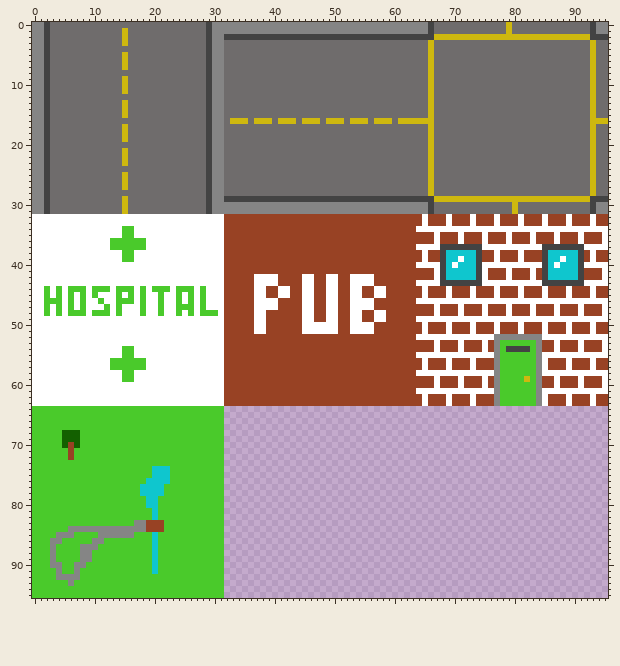
Two versions of one sprite sheet, godot-project/Lost and Found v0.1 tileset.png. Above: the version before the commit.
The file is 96x96 pixels.
Once edited:
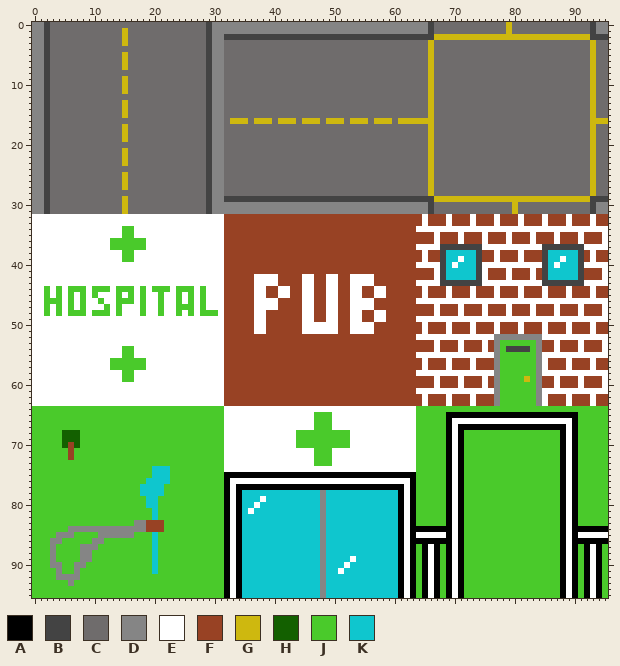
Palette (. is transparent): A #000000  B #434343  C #6f6c6c  D #858585  E #ffffff  F #984224  G #ceb80f  H #136000  J #4aca2b  K #0fc6ce
Edits made:
There is now colour A in row 65 at x 69 to 90; in row 66 at x 69 and 90; in row 67 at x 69, 71 to 88 and 90; in rows 68 to 74 at x 69, 71, 88 and 90; in row 75 at x 32 to 63, 69, 71, 88 and 90; in row 76 at x 32, 63, 69, 71, 88 and 90.
There is now colour A in row 77 at x 32, 34 to 61, 63, 69, 71, 88 and 90; in rows 78 to 83 at x 32, 34, 61, 63, 69, 71, 88 and 90; in row 84 at x 32, 34, 61, 63 to 69, 71, 88 and 90 to 95; in row 85 at x 32, 34, 61, 63, 69, 71, 88 and 90; in row 86 at x 32, 34, 61, 63 to 69, 71, 88 and 90 to 95; in rows 87 to 95 at x 32, 34, 61, 63, 65, 67, 69, 71, 88, 90, 92 and 94.
There is now colour D in rows 78 to 95 at x 48.
There is now colour E in row 64 at x 32 to 63; in row 65 at x 32 to 46 and 50 to 63; in row 66 at x 32 to 46, 50 to 63 and 70 to 89; in row 67 at x 32 to 46, 50 to 63, 70 and 89; in rows 68 to 70 at x 32 to 43, 53 to 63, 70 and 89; in rows 71 to 73 at x 32 to 46, 50 to 63, 70 and 89.
There is now colour E in row 74 at x 32 to 63, 70 and 89; in row 75 at x 70 and 89; in row 76 at x 33 to 62, 70 and 89; in rows 77 to 78 at x 33, 62, 70 and 89; in row 79 at x 33, 38, 62, 70 and 89; in row 80 at x 33, 37, 62, 70 and 89.
There is now colour E in row 81 at x 33, 36, 62, 70 and 89; in rows 82 to 84 at x 33, 62, 70 and 89; in row 85 at x 33, 62, 64 to 68, 70, 89 and 91 to 95; in row 86 at x 33, 62, 70 and 89; in rows 87 to 88 at x 33, 62, 66, 70, 89 and 93; in row 89 at x 33, 53, 62, 66, 70, 89 and 93.
There is now colour E in row 90 at x 33, 52, 62, 66, 70, 89 and 93; in row 91 at x 33, 51, 62, 66, 70, 89 and 93; in rows 92 to 95 at x 33, 62, 66, 70, 89 and 93.
There is now colour J in row 64 at x 64 to 95; in rows 65 to 67 at x 47 to 49, 64 to 68 and 91 to 95; in rows 68 to 70 at x 44 to 52, 64 to 68, 72 to 87 and 91 to 95; in rows 71 to 73 at x 47 to 49, 64 to 68, 72 to 87 and 91 to 95; in rows 74 to 83 at x 64 to 68, 72 to 87 and 91 to 95; in rows 84 to 86 at x 72 to 87.
There is now colour J in rows 87 to 95 at x 64, 68, 72 to 87, 91 and 95.
There is now colour K in row 78 at x 35 to 47 and 49 to 60; in row 79 at x 35 to 37, 39 to 47 and 49 to 60; in row 80 at x 35 to 36, 38 to 47 and 49 to 60; in row 81 at x 35, 37 to 47 and 49 to 60; in rows 82 to 88 at x 35 to 47 and 49 to 60; in row 89 at x 35 to 47, 49 to 52 and 54 to 60.
There is now colour K in row 90 at x 35 to 47, 49 to 51 and 53 to 60; in row 91 at x 35 to 47, 49 to 50 and 52 to 60; in rows 92 to 95 at x 35 to 47 and 49 to 60.
Changed places in both pictures, as pixel boxes (x1, y1, x2, y2):
added: (224, 406, 608, 598)
